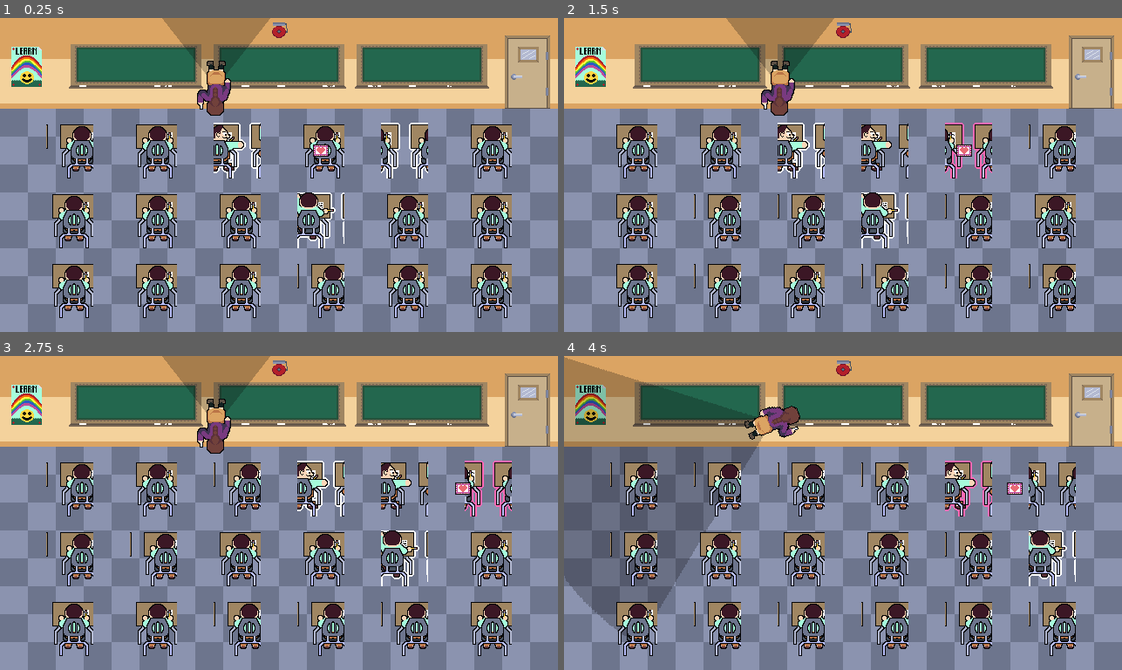
Above: before the commit, frames 1-4 (two rows, left to right).
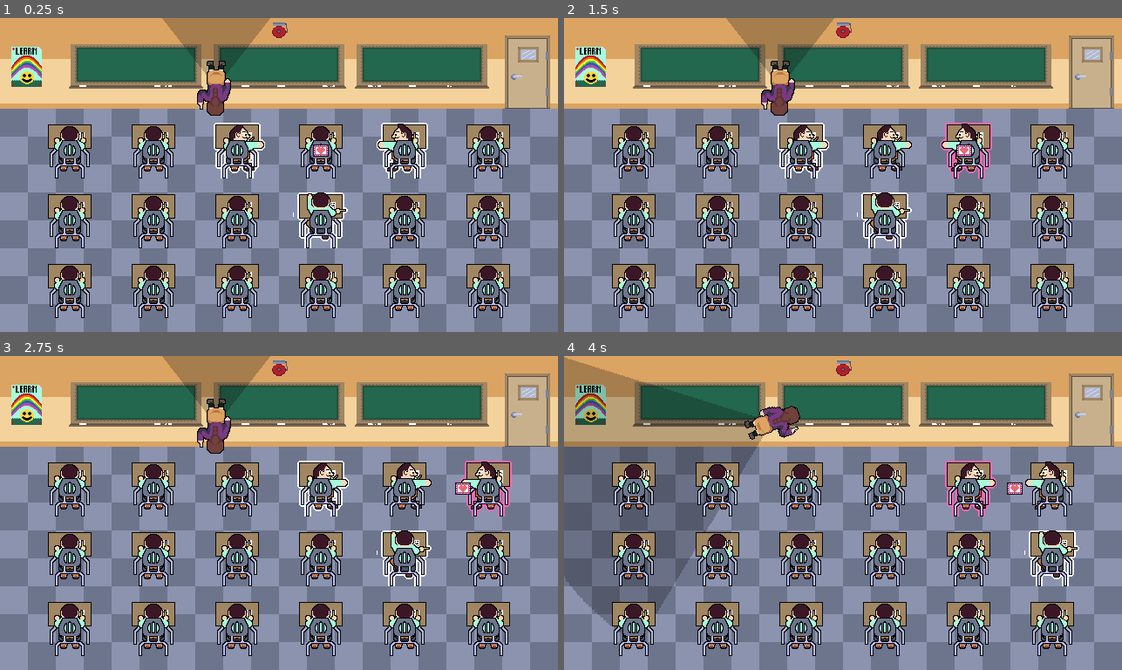
Above: after the commit, the same moments.

Repository: RacBrosGaming/Love-Note
Game: Godot game, scene res://Levels/class_room.tscn
The game is run twice, just before and just after one commit, with the same random seed, the same clock (stepped at 60 frames per second) and the same inputs.
Inputs (mouse positions are in pixels of both pictures, inside the frame that each line leads up to):
- Up to frame 1 (0.25 s): no input
- Up to frame 2 (1.5 s): move the mouse to (630, 149) at 0.52 s; hold Right (right) 0.53-1.28 s; hold Space (select) 0.53-1.28 s; click (630, 149) at 0.67 s; move the mouse to (630, 218) at 1.27 s; hold Down (down) from 1.28 s (still down); tap Space (select) at 1.35 s; click (630, 218) at 1.42 s
- Up to frame 3 (2.75 s): move the mouse to (66, 629) at 2.02 s; release Down (down) at 2.03 s; hold Right (right) from 2.03 s (still down); hold Space (select) from 2.03 s (still down); click (66, 629) at 2.17 s
- Up to frame 4 (4 s): move the mouse to (720, 487) at 2.77 s; release Right (right) at 2.78 s; release Space (select) at 2.78 s; hold Up (up) 2.78-3.53 s; tap Space (select) at 2.85 s; click (720, 487) at 2.92 s; move the mouse to (720, 556) at 3.52 s; hold Left (left) from 3.53 s (still down); hold Space (select) from 3.53 s (still down); click (720, 556) at 3.67 s

The runs differ from the first frame. In frame 1, 16% of the frame differs, in the area x 8-92%, y 33-96%; in frame 2, 17%; in frame 3, 17%; in frame 4, 17%, in the area x 8-93%, y 33-96%.

Commit message:
Fixing frames

Diff:
--- a/Scenes/desk.gd
+++ b/Scenes/desk.gd
@@ -12,11 +12,11 @@
 @export var kids: Array[Texture2D] = []
 
 const KID_IDLE_FRAME := 0
-const KID_LEFT_FRAME := 3
-const KID_RIGHT_FRAME := 4
-const KID_UP_FRAME := 5
-const KID_DOWN_FRAME := 6
-const KID_FRAMES := 7
+const KID_LEFT_FRAME := 2
+const KID_RIGHT_FRAME := 3
+const KID_UP_FRAME := 4
+const KID_DOWN_FRAME := 5
+const KID_FRAMES := 6
 const KID_DIRECTION := {
 	Vector2i.ZERO: KID_IDLE_FRAME,
 	Vector2i.LEFT: KID_LEFT_FRAME,
